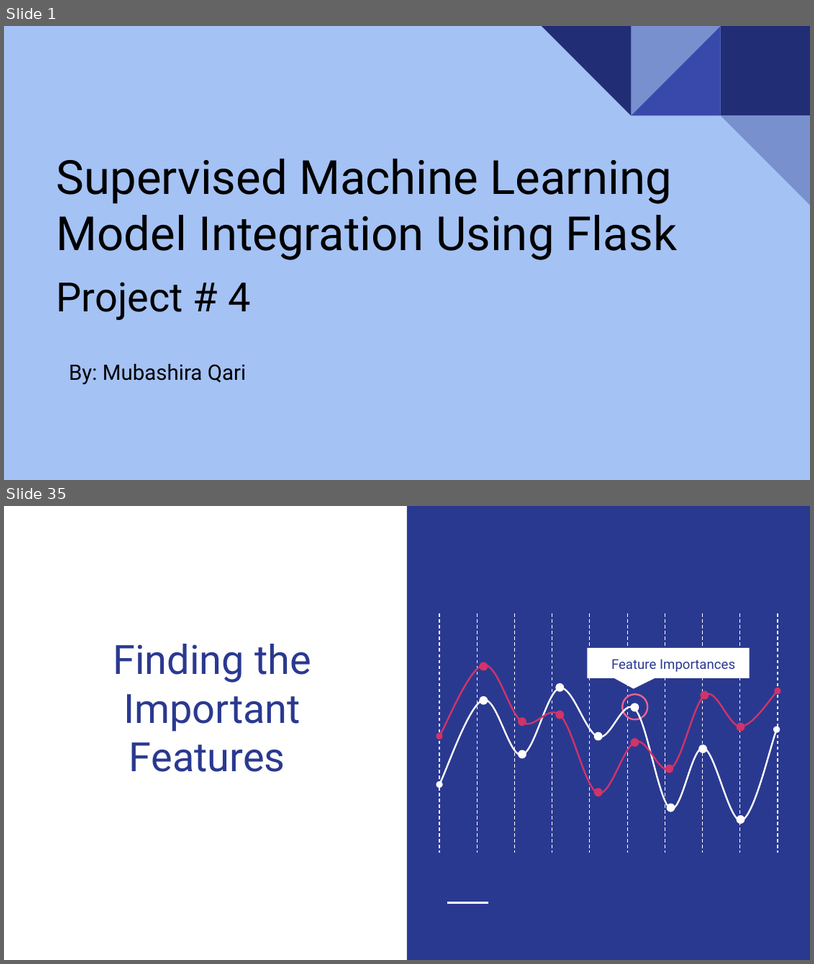
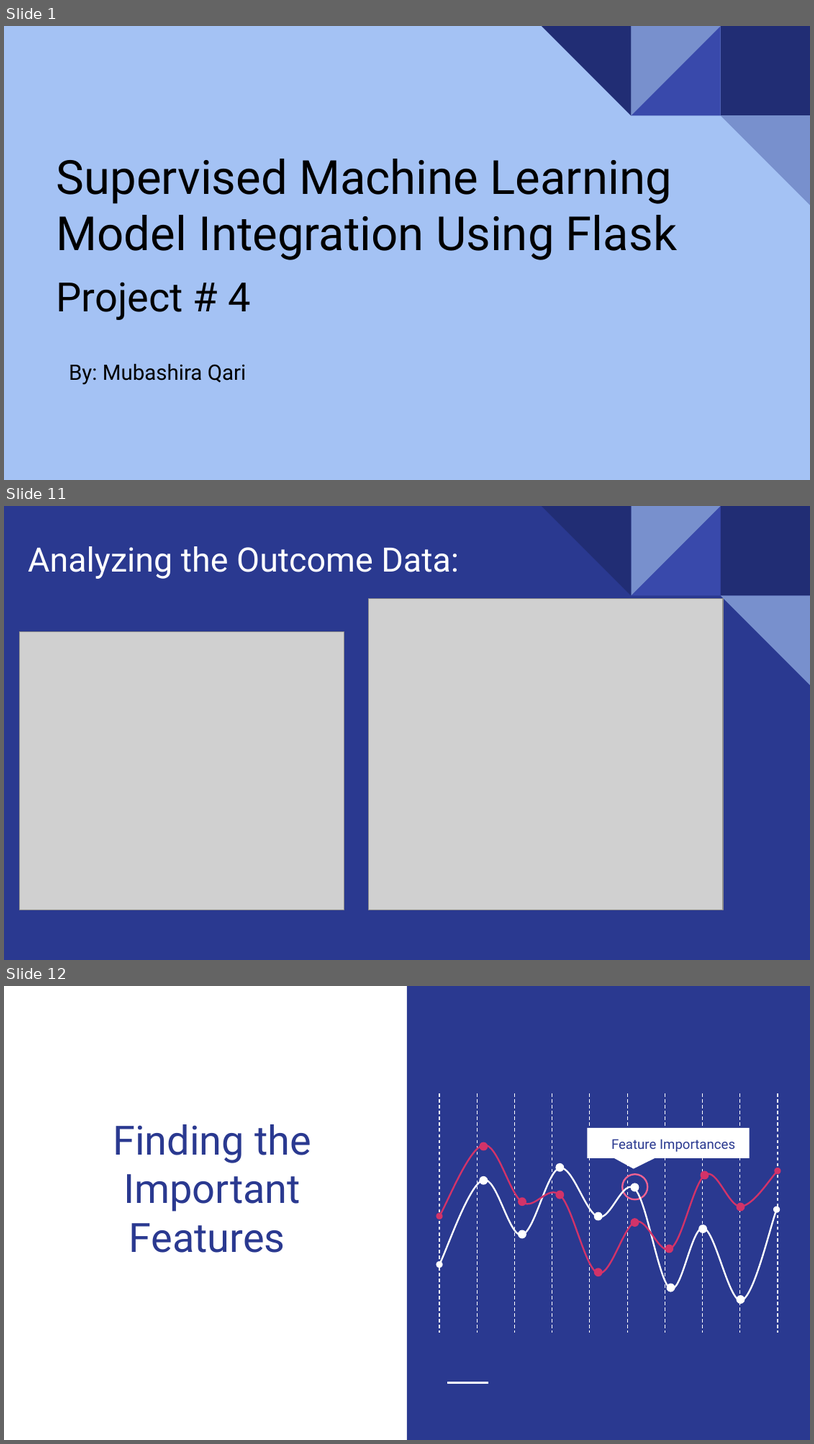
Before and after one commit to uzmabb182/Heroku-outcome-prediction, a slide deck: static/presentation/final_project_presentation_slides.pptx. Shown one above the other, each under a label of ours: slides 1 and 35 before the commit, slides 1, 11 and 12 after it; the slides between them are not shown. The pictures are 814x964 and 814x1444 pixels, drawn with LibreOffice and Linux fonts; fonts in the diff are those of the drawing; grey boxes stand for pictures. Boxes give left, top, right and bottom in pixels: in the first picture for what was removed or moved away, otherwise in the second. Text is boxed around its words. In the diff, an @@ line names an element or a change of style, - is before the commit and + after.

```diff
--- a/static/presentation/final_project_presentation_slides.pptx
+++ b/static/presentation/final_project_presentation_slides.pptx
@@ slide 11 added at [4, 506, 810, 960], background #2A3990; not listed: 5 template elements that a slide beside it also shows @@
@@ title added at [28, 546, 459, 579], 30 pt, text #FFFFFF @@
+Analyzing the Outcome Data:
@@ picture added at [368, 598, 723, 909] @@
@@ picture added at [20, 632, 345, 910] @@
@@ what was slide 35 is now slide 12 @@
```
Also in this commit, not shown: 4 slides changed, 8 other slides added, 33 slides removed, 1 other file.
